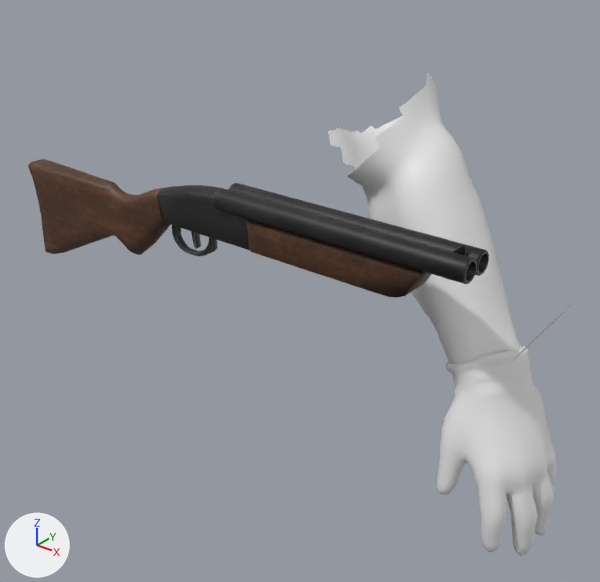
What one commit did to the FBX model hud/hud.doubleshotgun.pack/doubleshotgun-hud.fbx.
Before and after are seen from a camera (50 mm lens) standing at (0.453, -0.485, 0.27) and looking at (0.016, 0.062, -0.069). Lighting does not change. The marker at lower left points along +X, +Y and +Z. Where no turn or scale is listed for an object, it has been applied to the vertices.

Before the edit, the objects in view are built like this:
```python
me_mesh_barrel = bpy.data.meshes.new('mesh_barrel')
me_mesh_barrel.from_pydata(...)  # 732 vertices, 729 faces; spans x -0.014..0.221, y -0.018..0.018, z 0.025..0.048
me_mesh_barrel.materials.append(mat_supershotty)
me_mesh_hud_leftarm_lp = bpy.data.meshes.new('mesh_hud_leftarm_lp')
me_mesh_hud_leftarm_lp.from_pydata(...)  # 808 vertices, 768 faces; spans x 0.012..0.239, y 0.029..0.176, z -0.107..0.171
me_mesh_hud_leftarm_lp.materials.append(mat_arm_hud_lp)  # its picture is missing
me_mesh_shotgun = bpy.data.meshes.new('mesh_shotgun')
me_mesh_shotgun.from_pydata(...)  # 1527 vertices, 1502 faces; spans x -0.288..0.184, y -0.018..0.018, z -0.087..0.043
me_mesh_shotgun.materials.append(mat_supershotty)
ob_obj_barrel = bpy.data.objects.new('obj_barrel', me_mesh_barrel)
ob_obj_barrel.location = (0.0, 0.0, 0.0)
ob_obj_hud_leftarm_lp = bpy.data.objects.new('obj_hud_leftarm_lp', me_mesh_hud_leftarm_lp)
ob_obj_hud_leftarm_lp.location = (0.0, 0.0, 0.0)
ob_obj_shotgun = bpy.data.objects.new('obj_shotgun', me_mesh_shotgun)
ob_obj_shotgun.location = (0.0, 0.0, 0.0)
# also in view: 'obj_hud_glove_lp' at (0.231, 0.048, -0.137)
```
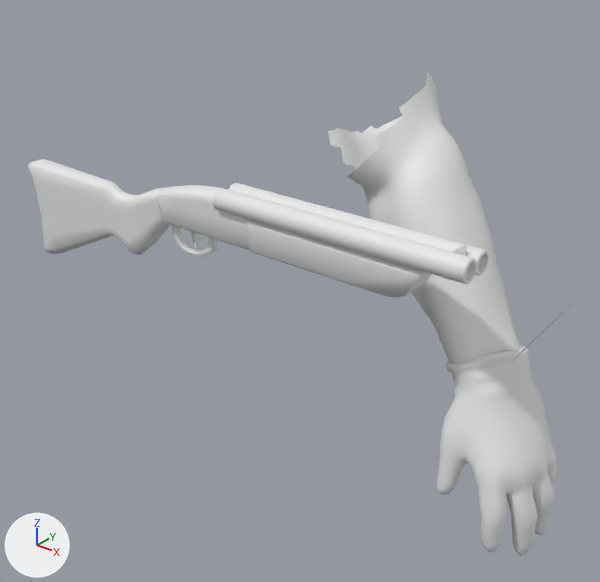
Where the change shows, as pixel boxes [x1, y1, x2, y2] in the pictures (600 x 582 px):
'obj_shotgun', recoloured (brown to grey)
    both: [28, 159, 431, 298]
'obj_barrel', recoloured (grey to white)
    both: [213, 183, 489, 284]

What changed in the scene script:
```text
Change me_mesh_barrel:
    where me_mesh_barrel.from_pydata(...)  # 732 vertices, 729 faces; spans x -0.014..0.221, y -0.018..0.018, z 0.025..0.048
    remove me_mesh_barrel.materials.append(mat_supershotty)
Change me_mesh_shotgun:
    where me_mesh_shotgun.from_pydata(...)  # 1527 vertices, 1502 faces; spans x -0.288..0.184, y -0.018..0.018, z -0.087..0.043
    remove me_mesh_shotgun.materials.append(mat_supershotty)
```
